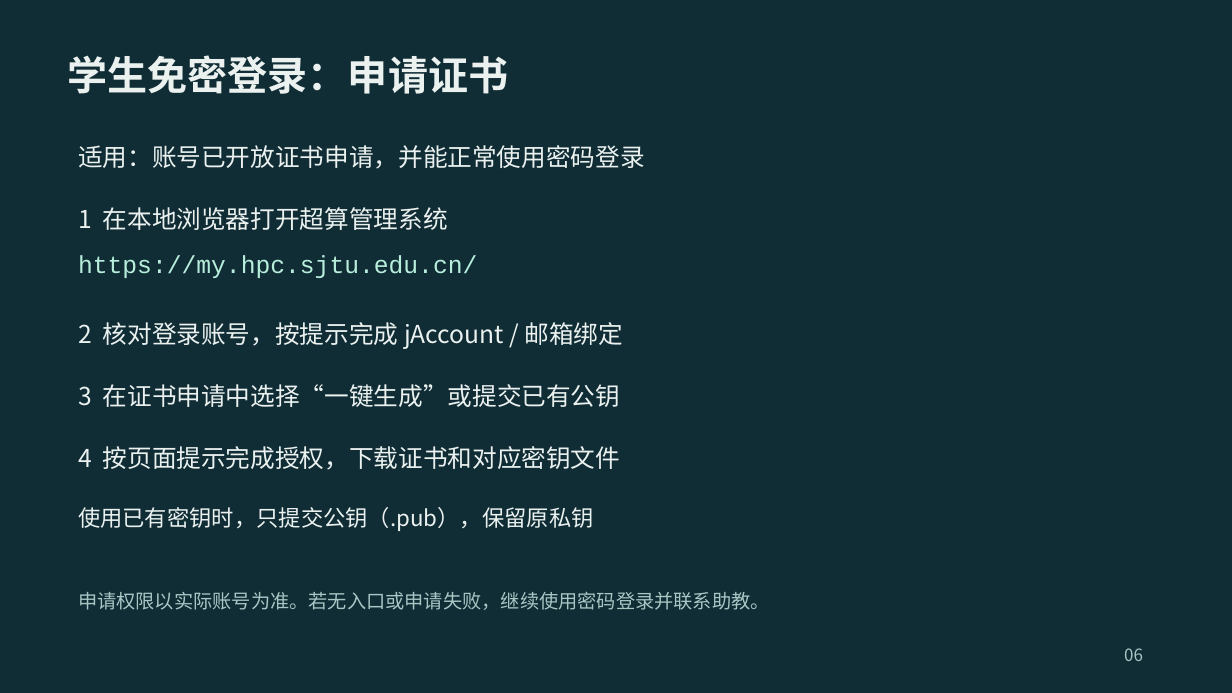
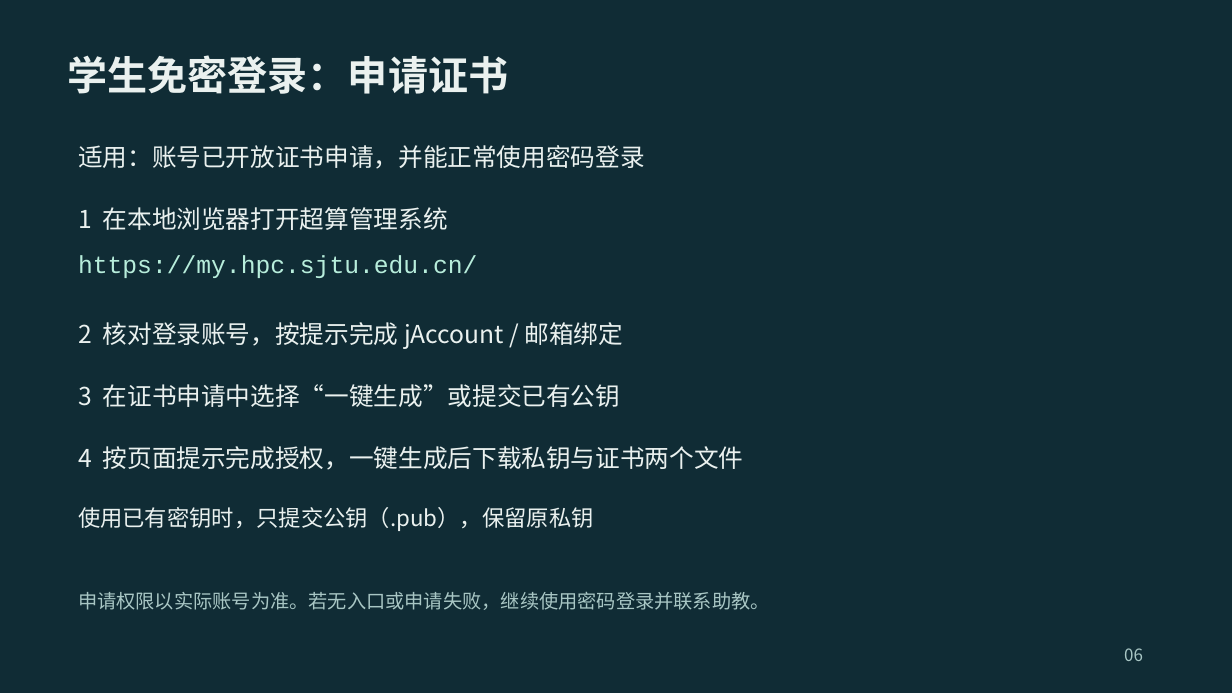
Before and after one commit to 2026-fall-calabs/calabs-2026-fall-starter, a slide deck: slide 6 of docs/交我算平台Lab运行指南-学生版.pptx. Drawn at 1232x693 pixels with LibreOffice and Linux fonts; fonts in the diff are those of the drawing. Boxes give left, top, right and bottom in pixels: in the first picture for what was removed or moved away, otherwise in the second. Text is boxed around its words. In the diff, an @@ line names an element or a change of style, - is before the commit and + after.

```diff
--- a/docs/交我算平台Lab运行指南-学生版.pptx
+++ b/docs/交我算平台Lab运行指南-学生版.pptx
@@ text at <box>78,446,744,470</box>: text changed @@
-4 按页面提示完成授权，下载证书和对应密钥文件
+4 按页面提示完成授权，一键生成后下载私钥与证书两个文件
```
Also in this commit, not shown: 18 other slides changed, 2 slides added, 1 slide removed, 1 other file.
